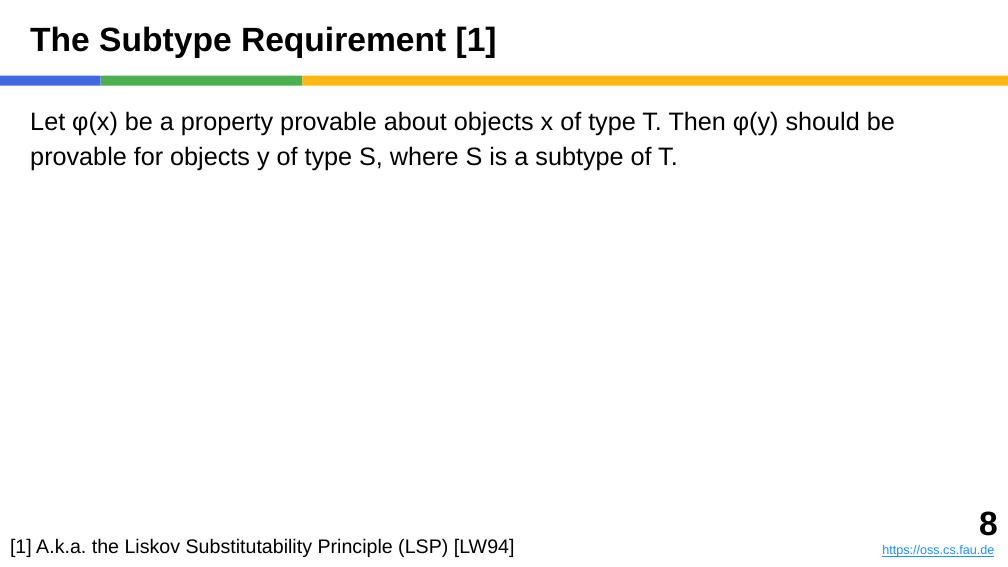
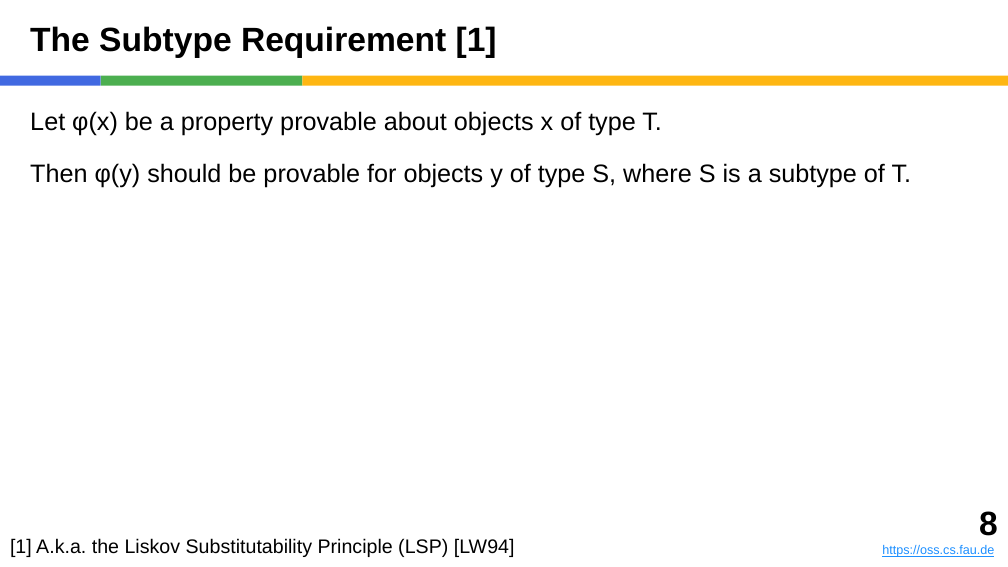
Before and after one commit to dirkriehle/adap-course, a slide deck: slide 8 of Lecture slides/ADAP B03 - Subtyping and Inheritance.pptx. Drawn at 1008x567 pixels with LibreOffice and Linux fonts; fonts in the diff are those of the drawing. Boxes give left, top, right and bottom in pixels: in the first picture for what was removed or moved away, otherwise in the second. Text is boxed around its words. In the diff, an @@ line names an element or a change of style, - is before the commit and + after.

```diff
--- a/Lecture slides/ADAP B03 - Subtyping and Inheritance.pptx
+++ b/Lecture slides/ADAP B03 - Subtyping and Inheritance.pptx
@@ text at (x1=30, y1=111, x2=912, y2=187): text changed @@
-Let φ(x) be a property provable about objects x of type T. Then φ(y) should be provable for objects y of type S, where S is a subtype of T.
+Let φ(x) be a property provable about objects x of type T.
+Then φ(y) should be provable for objects y of type S, where S is a subtype of T.
```
Also in this commit, not shown: 4 other slides changed, 2 slides removed, 11 other files.
